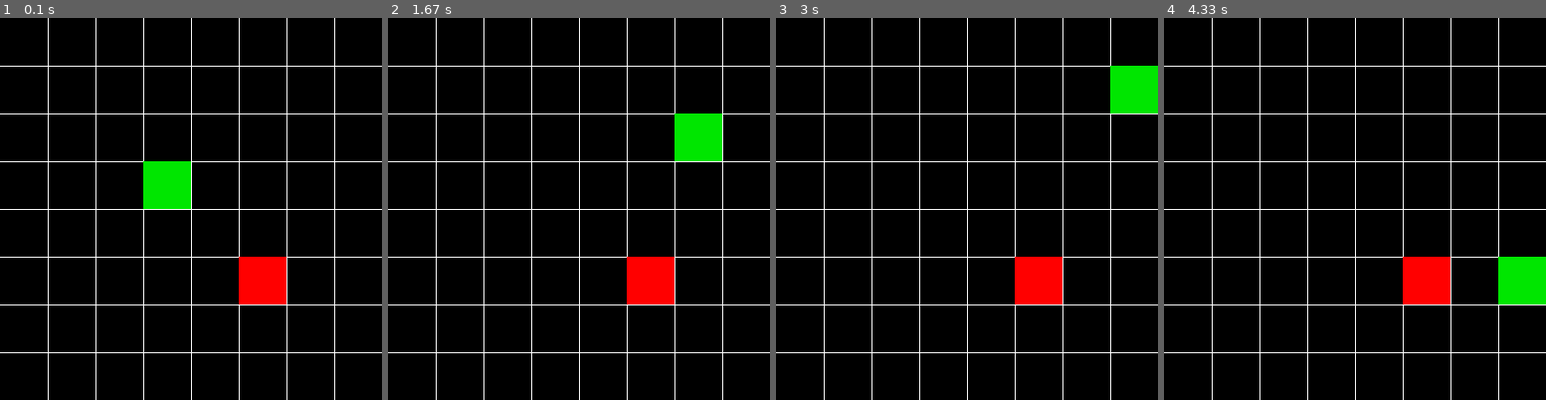
Above: before the commit, frames 1-4 (left to right).
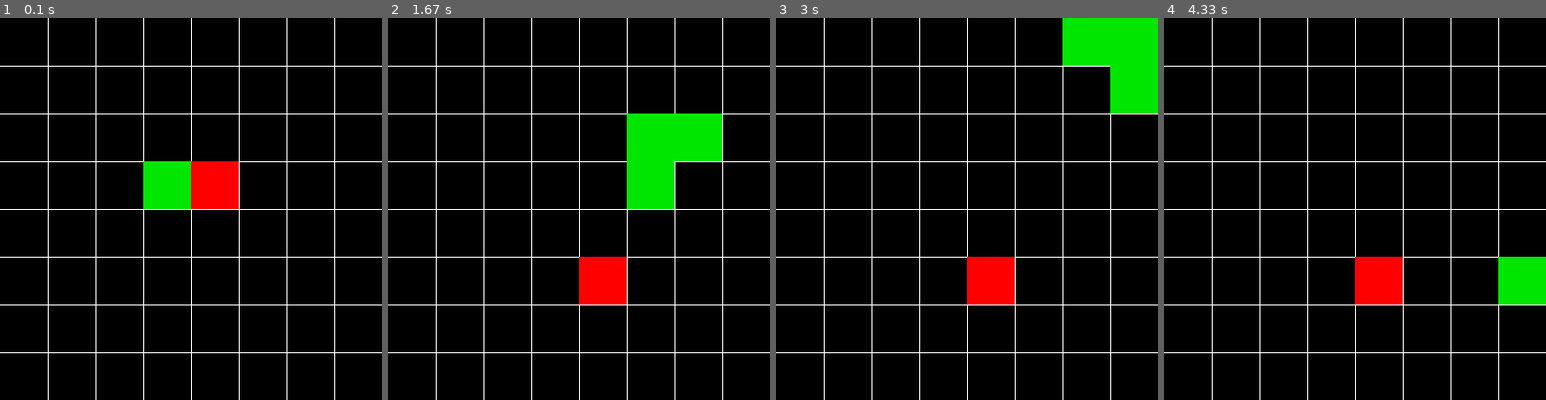
Above: after the commit, the same moments.

Repository: Avo-k/Sna-k
Game: pygame game, started from Pygame Sna-k.py
Same seed, same stepped clock (60 frames per second), same inputs: the game is played once before the commit and once after it.
Inputs:
- Up to frame 1 (0.1 s): no input
- Up to frame 2 (1.67 s): hold Right 0.33-0.8 s; hold Up 0.83-1.13 s; hold Right 1.17-1.63 s
- Up to frame 3 (3 s): hold Up 1.67-2.2 s; hold Right 2.23-2.53 s; hold Down 2.57-2.97 s
- Up to frame 4 (4.33 s): hold Up 3-3.37 s; hold Down from 4.07 s (still down)

The runs differ from the first frame. In frame 1, 3.1% of the frame differs, in the area x 50-75%, y 37-75%; in frame 2, 6.2%, in the area x 50-75%, y 25-75%; in frame 3, 6.2%; in frame 4, 3.1%.

Commit message:
applepix

Diff:
--- a/Pygame Sna-k.py
+++ b/Pygame Sna-k.py
@@ -14,14 +14,12 @@
 GREEN = (0, 230, 0)
 BLUE = (0, 0, 255)
 
-
 # initialize pygame and create window
 pygame.init()
 pygame.mixer.init()
 screen = pygame.display.set_mode((WIDTH, HEIGHT))
 
 pygame.draw.line(screen, WHITE, (200, 0), (200, 400), 2)
-
 
 pygame.display.set_caption("Sna-k")
 clock = pygame.time.Clock()
@@ -36,22 +34,54 @@
         self.rect.topleft = (150, 150)
 
         self.speed = 150 / FPS  # speed is relative to fps in order to be independent
-        self.dir = None
-        self.next_dir = None  # doesnt move at the beginning of the game
+        self.next_dir = None
+        self.dir = None  # doesnt move at the beginning of the game
+
+        self.new = True
+        first_tail = Bodypart(self)
+        all_sprites.add(first_tail)
+        self.body = [first_tail]
 
     def update(self):
-        if all(x % 50 == 0 for x in self.rect.topleft) and\
+        if all(x % 50 == 0 for x in self.rect.topleft) and \
                 {self.dir, self.next_dir} not in [{K_UP, K_DOWN}, {K_RIGHT, K_LEFT}]:
+
+            if self.new:
+                for b in reversed(self.body):
+                    b.dir = b.father.dir
+            else:
+                for b in reversed(self.body[:-1]):
+                    b.dir = b.father.dir
+                self.new = True
+
             self.dir = self.next_dir
 
-        if self.dir == K_UP:
-            self.rect.move_ip(0, -self.speed)
-        elif self.dir == K_RIGHT:
-            self.rect.move_ip(self.speed, 0)
-        elif self.dir == K_DOWN:
-            self.rect.move_ip(0, self.speed)
-        elif self.dir == K_LEFT:
-            self.rect.move_ip(-self.speed, 0)
+        for cube in [self] + self.body:
+            if cube.dir == K_UP:
+                cube.rect.move_ip(0, -self.speed)
+            elif cube.dir == K_RIGHT:
+                cube.rect.move_ip(self.speed, 0)
+            elif cube.dir == K_DOWN:
+                cube.rect.move_ip(0, self.speed)
+            elif cube.dir == K_LEFT:
+                cube.rect.move_ip(-self.speed, 0)
+
+    def eat(self):
+        new_tail = Bodypart(self.body[-1])
+        self.body.append(new_tail)
+        all_sprites.add(new_tail)
+        self.new = False
+
+
+class Bodypart(pygame.sprite.Sprite):
+    def __init__(self, parent):
+        pygame.sprite.Sprite.__init__(self)
+        self.image = pygame.Surface((50, 50))
+        self.image.fill(GREEN)
+        self.rect = self.image.get_rect()
+        self.rect.center = parent.rect.center
+        self.dir = None
+        self.father = parent
 
 
 class Apple(pygame.sprite.Sprite):
@@ -60,7 +90,7 @@
         self.image = pygame.Surface((50, 50))
         self.image.fill(RED)
         self.rect = self.image.get_rect()
-        self.rect.topleft = (250, 250)
+        self.rect.topleft = random.sample(range(0, 351, 50), 2)
 
         self.eaten = False
 
@@ -71,20 +101,19 @@
 
 
 def draw_screen(s):
+    """fill the screen and draw the grid"""
     s.fill(BLACK)
-
     for row in range(1, 8):
-        pygame.draw.line(s, WHITE, (row*50, 0), (row*50, 400))
-        pygame.draw.line(s, WHITE, (0, row*50), (400, row*50))
+        pygame.draw.line(s, WHITE, (row * 50, 0), (row * 50, 400))
+        pygame.draw.line(s, WHITE, (0, row * 50), (400, row * 50))
 
 
 all_sprites = pygame.sprite.Group()
 snake = Snake()
 apple = Apple()
+all_sprites.add(apple)
 all_sprites.add(snake)
-all_sprites.add(apple)
 next_dir = None
-
 
 # Game loop
 running = True
@@ -102,8 +131,12 @@
             snake.next_dir = event.key
 
     # did the snake eat the apple ?
-    if pygame.sprite.collide_rect(snake, apple):
+    if snake.rect.center == apple.rect.center:
         apple.eaten = True
+        snake.eat()
+
+    if snake.rect.collidelist([bp.rect for bp in snake.body[1:]]) != -1:
+        running = False
 
     # Update
     all_sprites.update()
@@ -117,8 +150,8 @@
     draw_screen(screen)
     all_sprites.draw(screen)
 
-
     # *after* drawing everything, flip the display
     pygame.display.flip()
 
+print(f"Score is: {len(snake.body)}")
 pygame.quit()
Binary file added: pic/Applepix.png
